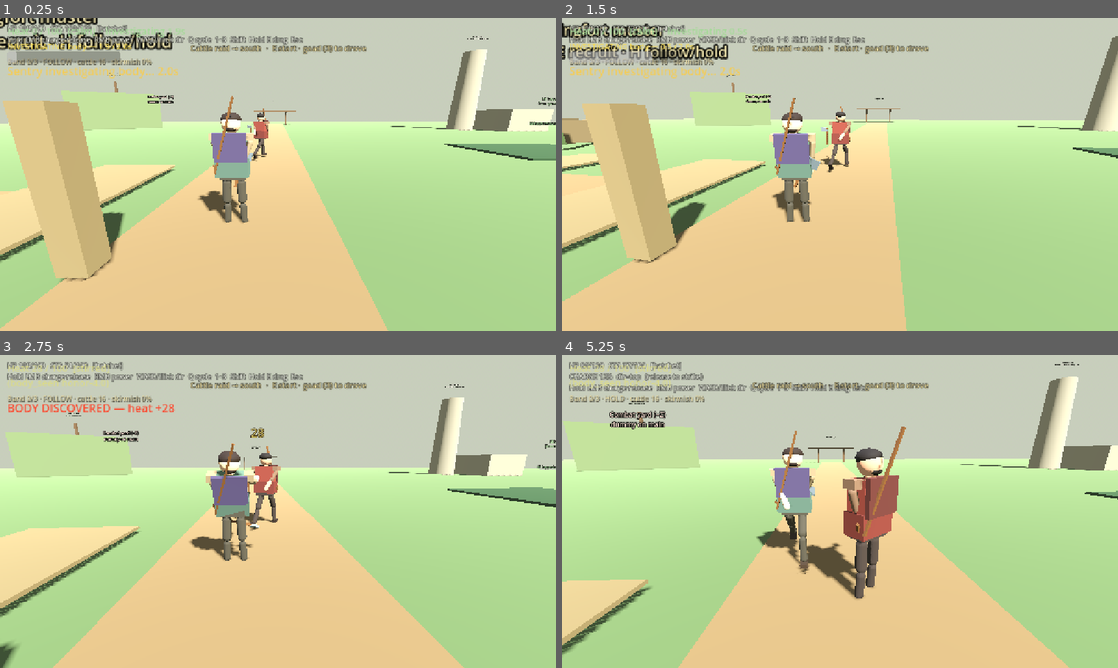
Above: before the commit, frames 1-4 (two rows, left to right).
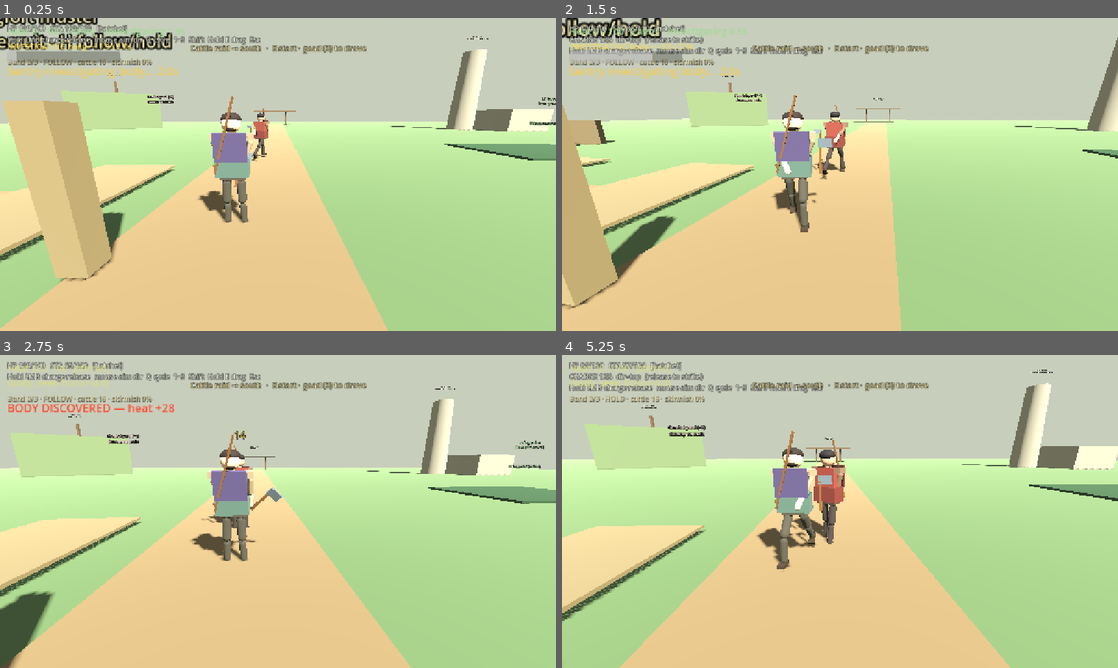
Above: after the commit, the same moments.

Repository: fortins4/devPlayground
Game: Godot game, scene res://scenes/main/main.tscn
Two runs of this game, one before a commit and one after it. Both use one fixed random seed, a clock stepped at 60 frames per second and the inputs below.
Inputs (mouse positions are in pixels of both pictures, inside the frame that each line leads up to):
- Up to frame 1 (0.25 s): no input
- Up to frame 2 (1.5 s): tap Enter at 0.5 s; move the mouse to (867, 174) at 0.52 s; hold Right mouse button (attack_heavy) 0.53-1.28 s; hold W (move_forward) from 0.53 s (still down); click (867, 174) at 0.67 s; tap Space (jump) at 0.77 s; tap Shift (sprint) at 0.8, 1.35 s; move the mouse to (812, 174) at 1.27 s; click (812, 174) at 1.42 s
- Up to frame 3 (2.75 s): keep holding W (move_forward); tap Space (jump) at 1.52 s; right-click (250, 511) at 1.55 s; move the mouse to (289, 505) at 2.02 s; hold Right mouse button (attack_heavy) from 2.03 s (still down); click (289, 505) at 2.17 s; tap Shift (sprint) at 2.3 s
- Up to frame 4 (5.25 s): keep holding W (move_forward); move the mouse to (834, 517) at 2.77 s; release Right mouse button (attack_heavy) at 2.78 s; click (834, 517) at 2.85 s; tap Space (jump) at 3.02, 3.77, 4.52 s; right-click (834, 517) at 3.05 s; move the mouse to (878, 514) at 3.52 s; hold H (band_toggle) 3.53-4.28 s; click (878, 514) at 3.67 s; tap Shift (sprint) at 3.8 s; move the mouse to (795, 508) at 4.27 s; tap Ctrl (crouch) at 4.35 s; click (795, 508) at 4.42 s; right-click (795, 508) at 4.55 s; move the mouse to (845, 511) at 5.02 s; hold Q (cycle_weapon) from 5.03 s (still down); click (845, 511) at 5.17 s

The runs differ from the first frame. In frame 1, 0.5% of the frame differs, in the area x 17-55%, y 5-9%; in frame 2, 15%; in frame 3, 15%; in frame 4, 23%, in the area x 0-100%, y 2-100%.
Error in both runs: Stack overflow. Check for infinite recursion in your script. (res://scripts/autoload/world_clock.gd:247)

Commit message:
fix(combat): lock hatchet to hold-release + mouse-aim dirs
Remove RMB instant full-power for hatchet; strike direction from mouse
aim only (no WASD/flick). Cancel charge on hit-stun or sprint.

Diff:
--- a/scripts/characters/player/player_controller.gd
+++ b/scripts/characters/player/player_controller.gd
@@ -61,10 +61,11 @@
 var is_mounted: bool = false
 var mounted_horse: Node3D = null
 
-## Directional hatchet: hold LMB to charge; mouse flick / WASD picks top|left|right.
-var _charge_mouse_accum: Vector2 = Vector2.ZERO
+## Directional hatchet: hold LMB to charge; mouse aim (look) picks top|left|right.
+var _charge_aim_delta: Vector2 = Vector2.ZERO ## mouse aim offset while holding (not WASD/flick)
 var _hatchet_charge_armed: bool = false
-const CHARGE_DIR_MOUSE_THRESH := 28.0 ## px of relative mouse during hold
+const CHARGE_AIM_SIDE_THRESH := 12.0 ## px horizontal aim for left/right
+const CHARGE_AIM_TOP_THRESH := 10.0 ## px upward aim for top (also camera pitch)
 
 
 func _ready() -> void:
@@ -127,9 +128,9 @@
 	if is_mounted:
 		return
 
-	# Accumulate mouse delta while charging so flick direction can pick the arc.
+	# Mouse aim while charging selects strike arc (top / left / right).
 	if combat.is_charging and event is InputEventMouseMotion and Input.mouse_mode == Input.MOUSE_MODE_CAPTURED:
-		_charge_mouse_accum += (event as InputEventMouseMotion).relative
+		_charge_aim_delta += (event as InputEventMouseMotion).relative
 		_apply_charge_direction_from_input()
 
 	if event.is_action_pressed("attack_light"):
@@ -137,8 +138,8 @@
 	elif event.is_action_released("attack_light"):
 		_release_hatchet_or_ignore()
 	elif event.is_action_pressed("attack_heavy"):
-		# RMB: instant full-power strike in current aimed direction (no hold).
-		_instant_power_strike()
+		# Knife/goad keep RMB heavy; hatchet is hold-release only (no instant full-power).
+		_heavy_or_ignore_hatchet()
 	elif event.is_action_pressed("cycle_weapon"):
 		if combat.is_charging:
 			combat.cancel_charge()
@@ -192,6 +193,9 @@
 	)
 	var sprinting := false
 	if want_sprint and combat:
+		if combat.is_charging:
+			combat.cancel_charge()
+			_hatchet_charge_armed = false
 		sprinting = combat.try_sprint_drain(delta)
 	elif want_sprint and combat == null:
 		sprinting = true
@@ -311,7 +315,7 @@
 	if combat == null:
 		return
 	if combat.current_weapon == CombatSystem.Weapon.HATCHET and combat.enable_directional_hatchet:
-		_charge_mouse_accum = Vector2.ZERO
+		_charge_aim_delta = Vector2.ZERO
 		_hatchet_charge_armed = true
 		if not combat.begin_charge():
 			_hatchet_charge_armed = false
@@ -333,49 +337,39 @@
 		combat.release_charged_attack()
 
 
-func _instant_power_strike() -> void:
+func _heavy_or_ignore_hatchet() -> void:
 	if combat == null:
+		return
+	# Hatchet: hold-release only — RMB does not instant full-power.
+	if combat.current_weapon == CombatSystem.Weapon.HATCHET and combat.enable_directional_hatchet:
 		return
 	if combat.is_charging:
 		combat.cancel_charge()
 		_hatchet_charge_armed = false
-	if combat.current_weapon == CombatSystem.Weapon.HATCHET and combat.enable_directional_hatchet:
-		var direction := _resolve_strike_direction(true)
-		combat.try_attack(&"heavy", direction, 1.0)
-	else:
-		combat.try_attack(&"heavy")
+	combat.try_attack(&"heavy")
 
 
 func _apply_charge_direction_from_input() -> void:
 	if combat == null or not combat.is_charging:
 		return
-	combat.set_charge_direction(_resolve_strike_direction(false))
-
-
-func _resolve_strike_direction(instant: bool) -> CombatSystem.StrikeDirection:
-	## Priority: WASD lateral (A/D) → mouse flick during charge → camera pitch (up = top).
-	## Neutral defaults to TOP (classic hatchet overhead).
-	var move := _move_vector()
-	if move.x <= -0.45:
-		return CombatSystem.StrikeDirection.LEFT
-	if move.x >= 0.45:
+	combat.set_charge_direction(_resolve_strike_direction())
+
+
+func _resolve_strike_direction() -> CombatSystem.StrikeDirection:
+	## Mouse aim only (no WASD / flick): look offset while charging + camera pitch.
+	## Aim left/right → side chops; aim up or pitch up → top; neutral → top.
+	var mx := _charge_aim_delta.x
+	var my := _charge_aim_delta.y
+	var pitch_up := pivot != null and pivot.rotation.x <= deg_to_rad(-10.0)
+
+	if absf(mx) >= CHARGE_AIM_SIDE_THRESH and absf(mx) >= absf(my) * 0.9:
+		if mx < 0.0:
+			return CombatSystem.StrikeDirection.LEFT
 		return CombatSystem.StrikeDirection.RIGHT
-	if move.y <= -0.45:
+
+	if my <= -CHARGE_AIM_TOP_THRESH or pitch_up:
 		return CombatSystem.StrikeDirection.TOP
 
-	var mx := _charge_mouse_accum.x
-	var my := _charge_mouse_accum.y
-	if not instant and _charge_mouse_accum.length() >= CHARGE_DIR_MOUSE_THRESH:
-		if absf(my) > absf(mx) * 0.85 and my < 0.0:
-			return CombatSystem.StrikeDirection.TOP
-		if mx <= -CHARGE_DIR_MOUSE_THRESH * 0.55:
-			return CombatSystem.StrikeDirection.LEFT
-		if mx >= CHARGE_DIR_MOUSE_THRESH * 0.55:
-			return CombatSystem.StrikeDirection.RIGHT
-
-	# Camera pitched up favors overhead even without a flick.
-	if pivot and pivot.rotation.x <= deg_to_rad(-12.0):
-		return CombatSystem.StrikeDirection.TOP
 	return CombatSystem.StrikeDirection.TOP
 
 
@@ -533,6 +527,10 @@
 
 
 func _on_damage_taken(amount: float, _from: Node) -> void:
+	# Hit-stun cancels hatchet charge (USER LOCK).
+	if combat and combat.is_charging:
+		combat.cancel_charge()
+		_hatchet_charge_armed = false
 	_screen_punch(0.07 if amount >= 12.0 else 0.045)
 
 
--- a/scripts/ui/combat_hud.gd
+++ b/scripts/ui/combat_hud.gd
@@ -52,7 +52,7 @@
 		var dir := String(_combat.direction_name())
 		var pct := int(round(_combat.get_charge_ratio() * 100.0))
 		charge_line = "\nCHARGE %d%%  dir=%s  (release to strike)" % [pct, dir]
-	label.text = "HP %d/%d   STA %d/%d   [%s]%s%s\nHold LMB charge·release  RMB power  WASD/flick dir  Q cycle  1–3  Shift  Hold E drag  Esc" % [
+	label.text = "HP %d/%d   STA %d/%d   [%s]%s%s\nHold LMB charge·release  mouse aim dir  Q cycle  1–3  Shift  Hold E drag  Esc" % [
 		int(_combat.health), int(_combat.max_health),
 		int(_combat.stamina), int(_combat.max_stamina),
 		w,
--- a/systems/combat/combat_system.gd
+++ b/systems/combat/combat_system.gd
@@ -216,6 +216,8 @@
 func try_sprint_drain(delta: float) -> bool:
 	if is_dead or is_attacking:
 		return false
+	if is_charging:
+		cancel_charge()
 	var cost := sprint_stamina_per_sec * delta
 	if stamina < cost * 0.5:
 		return false
@@ -385,6 +387,9 @@
 func apply_damage(amount: float, from: Node = null, frontal: bool = true) -> float:
 	if is_dead or amount <= 0.0:
 		return 0.0
+	# Hit-stun: drop any in-progress charge.
+	if is_charging:
+		cancel_charge()
 	var mitigated := 0.0
 	if enable_block and is_blocking and frontal and stamina > 0.0:
 		mitigated = amount * 0.75
--- a/tools/smoke_directional_hatchet.gd
+++ b/tools/smoke_directional_hatchet.gd
@@ -221,5 +221,34 @@
 		return
 	print("SMOKE cancel_charge ok")
 
+	# Hit-stun cancels charge
+	if not combat.begin_charge():
+		push_error("SMOKE_FAIL begin_charge for hitstun")
+		quit(1)
+		return
+	combat.apply_damage(5.0, null, true)
+	if combat.is_charging:
+		push_error("SMOKE_FAIL apply_damage did not cancel charge")
+		quit(1)
+		return
+	print("SMOKE hitstun_cancel ok")
+
+	# Sprint cancels charge
+	combat.stamina = combat.max_stamina
+	if not combat.begin_charge():
+		push_error("SMOKE_FAIL begin_charge for sprint")
+		quit(1)
+		return
+	var sprinted := combat.try_sprint_drain(0.05)
+	if not sprinted:
+		push_error("SMOKE_FAIL sprint drain failed")
+		quit(1)
+		return
+	if combat.is_charging:
+		push_error("SMOKE_FAIL sprint did not cancel charge")
+		quit(1)
+		return
+	print("SMOKE sprint_cancel ok")
+
 	print("DIRECTIONAL_HATCHET_SMOKE_OK")
 	quit(0)
Not shown, changed: systems/combat/README.md
